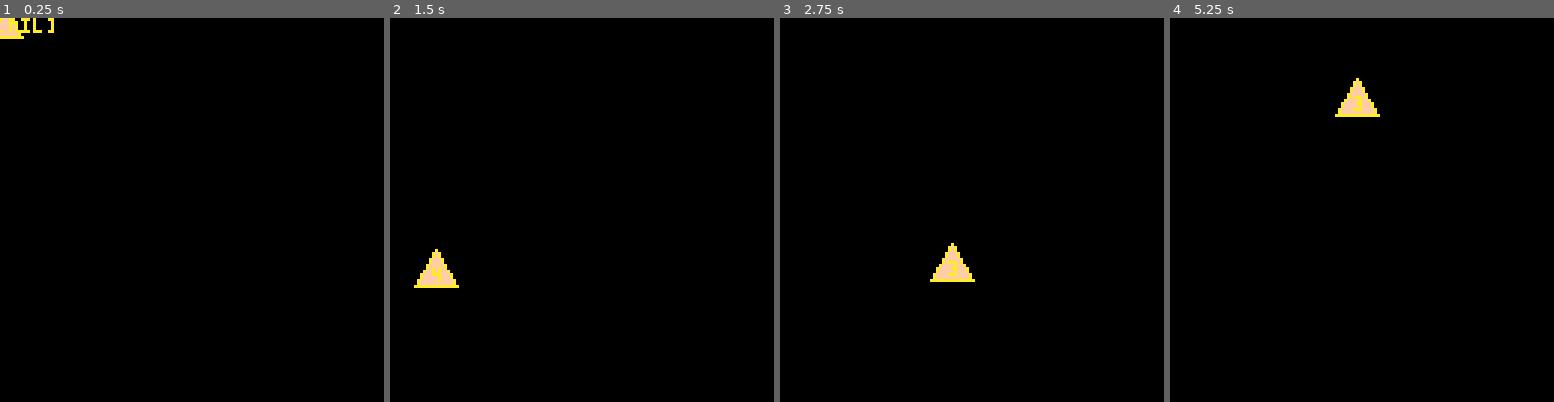
Above: before the commit, frames 1-4 (left to right).
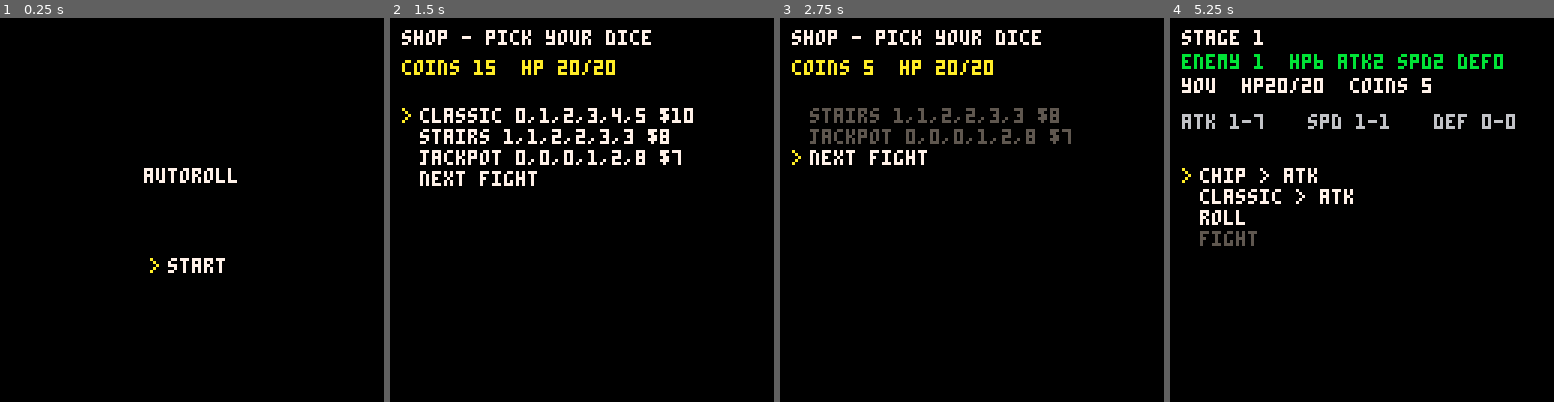
Above: after the commit, the same moments.

Repository: mauro-vb/dice-city
Game: PICO-8 cartridge cart.p8
The game is run twice, just before and just after one commit, with the same random seed, the same clock (stepped at 60 frames per second) and the same inputs.
Inputs (mouse positions are in pixels of both pictures, inside the frame that each line leads up to):
- Up to frame 1 (0.25 s): no input
- Up to frame 2 (1.5 s): tap X (X key) at 0.33, 1.07 s; click (670, 121) at 0.67 s; tap O (Z key) at 0.7 s; click (436, 267) at 1.22 s
- Up to frame 3 (2.75 s): hold Right 1.6-2.1 s; tap O (Z key) at 1.7, 2.1, 2.5 s; click (887, 114) at 1.77 s; tap X (X key) at 1.85 s; hold Up 2.15-2.42 s; click (952, 259) at 2.32 s; hold Right from 2.47 s (still down)
- Up to frame 4 (5.25 s): click (1404, 106) at 2.87 s; tap O (Z key) every 0.4 s from 2.9 to 4.9 s; tap X (X key) at 2.97, 4.08, 5.2 s; release Right at 3.03 s; hold Left 3.08-3.58 s; click (1465, 256) at 3.42 s; hold Down 3.63-3.97 s; click (1231, 102) at 3.97 s; hold Right 4.02-4.68 s; click (1292, 248) at 4.52 s; hold Up 4.73-5.03 s; click (1354, 94) at 5.07 s; hold Left from 5.08 s (still down)

The runs differ from the first frame. In frame 1, 1.2% of the frame differs, in the area x 0-62%, y 0-67%; in frame 2, 5.8%, in the area x 3-79%, y 3-71%; in frame 3, 4.8%; in frame 4, 5.6%.

Commit message:
Playable loop: opening shop, 5 fights + boss, text screens
- fix die/player bugs (shared tables, get_stat, roll_all, reroll, place/unplace)
- player:fight combat, roll/economy/run logic
- simple keyboard menu and text-only title/placement/combat/shop/game_over
- placeholder enemies enemy1-6 and stages; run starts in a shop with 20 coins
- tests for dice, player, combat and the full loop

Diff:
--- a/cart.p8
+++ b/cart.p8
@@ -9,6 +9,7 @@
 #include src/oop/scene.p8.lua
 #include src/ui/button.p8.lua
 #include src/ui/focus.p8.lua
+#include src/ui/menu.p8.lua
 #include src/ui/selectable.p8.lua
 #include src/utils/color_settings.p8.lua
 #include src/utils/cursor.p8.lua
@@ -43,4 +44,5 @@
 #include src/logic/combat.p8.lua
 #include src/logic/economy.p8.lua
 #include src/logic/roll.p8.lua
+#include src/logic/run.p8.lua
 #include src/main.p8.lua
--- a/src/defs/enemies.p8.lua
+++ b/src/defs/enemies.p8.lua
@@ -1,16 +1,6 @@
-
-enemy1 = {
-	hp = 10,
-	atk = 2,
-	spd = 2,
-	def = 0,
-	art = 5
-}
-
-enemy2 = {
-	hp = 10,
-	atk = 2,
-	spd = 2,
-	def = 0,
-	art = 5
-}
+enemy1 = {hp=6,  atk=2, spd=2,  def=0, col=11}
+enemy2 = {hp=8,  atk=3, spd=5,  def=0, col=4}
+enemy3 = {hp=12, atk=3, spd=2,  def=2, col=6}
+enemy4 = {hp=8,  atk=2, spd=10, def=0, col=10}
+enemy5 = {hp=16, atk=5, spd=3,  def=3, col=5}
+enemy6 = {hp=24, atk=6, spd=4,  def=2, col=8}
--- a/src/defs/stages.p8.lua
+++ b/src/defs/stages.p8.lua
@@ -1,20 +1,19 @@
-stage = game_object:extend({
-	enemy = enemy1,
-	reward = 5,
-	boss = false,
-	shop = {pool = {classic}, offers = 3, always = {}},
-	items = {},
-	init = function(_ENV)
-		for i=1, shop.offers do
-			items[i] = rnd(shop.pool)
-		end
-		for i=1, #shop.always do
-			items[i] = shop.always[i]
-		end
-	end
-})
+function stage_def(t)
+	return merge({reward = 0, boss = false, offers = 3, pool = {}, always = {}}, t)
+end
+
+pool1 = {stairs, jackpot, gambler, chip, spike, solid}
+pool3 = concat(pool1, {crit, anvil, pair, fang, brick})
+pool4 = concat(pool3, {loaded, hero, crown})
+pool5 = concat(pool4, {pillar, titan})
 
 stages = {
-	stage:new(),
-	stage:new({enemy = enemy2, boss = true})
+	-- stage 0: the opening shop, no fight
+	[0] = stage_def({pool = concat(pool1, {classic}), offers = 4}),
+	stage_def({enemy = enemy1, reward = 2, pool = pool1}),
+	stage_def({enemy = enemy2, reward = 2, pool = pool1}),
+	stage_def({enemy = enemy3, reward = 3, pool = pool3, offers = 4}),
+	stage_def({enemy = enemy4, reward = 3, pool = pool4, offers = 4}),
+	stage_def({enemy = enemy5, reward = 4, pool = pool5, offers = 4}),
+	stage_def({enemy = enemy6, boss = true}),
 }
--- a/src/entities/die.p8.lua
+++ b/src/entities/die.p8.lua
@@ -1,16 +1,15 @@
 die = game_object:extend({
 	x = 0,
 	y = 0,
-	kind = classic, --
-	faces = {},
-	upgrades = {},
-	slot = nil,
-	value = nil,
-	face_i = nil,
+	-- false, not nil: a missing field falls through to globals (e.g. the slot class)
+	slot = false,
+	value = false,
+	face_i = 1,
 	init = function(_ENV)
-		faces = kind.faces
-		for i = 1, #kind.faces do
-			upgrades[i] = 0
+		kind = kind or classic
+		faces = {}
+		for f in all(kind.faces) do
+			add(faces, f)
 		end
 	end,
 	lowest = function(_ENV)
@@ -27,14 +26,14 @@
 		return sum / #faces
 	end,
 	upgrade_face = function(_ENV, i, v)
-		upgrades[i] += v
+		faces[i] += v
 	end,
 	clear = function(_ENV)
-		value = nil
+		value = false
 	end,
 	upd = function(_ENV)
-		if value == nil and t%20 == 0 then
-			dummy_roll(_ENV)
+		if not value and t % 20 == 0 then
+			face_i = face_i % #faces + 1
 		end
 	end,
 	drw = function(_ENV)
@@ -53,13 +52,9 @@
 			rrectfill(x - 6, y - 6, 12, 12, 2, kind.colors[1])
 			rrect(x - 6, y - 6, 12, 12, 2, kind.colors[2])
 		end
-		print(faces[face_i], x - 1, ny, kind.colors[2])
-	end,
-	dummy_roll = function(_ENV)
-		face_i = flr(1 + rnd(#faces))
+		print(value or faces[face_i], x - 1, ny, kind.colors[2])
 	end,
 	roll = function(_ENV)
-		dummy_roll(_ENV)
-		value = faces[face_i]
+		return roll_die(_ENV)
 	end
 })
--- a/src/entities/player.p8.lua
+++ b/src/entities/player.p8.lua
@@ -1,52 +1,76 @@
+stat_names = split"atk,spd,def"
+
 player = game_object:extend({
-	hp = 20,
-	max_hp = 20,
-	coins = 10,
-	bag = {},
-	slots = {
-		atk = {}, spd = {}, def = {}
-	},
-	rerolls = 0,
-	rerolls_left = 0,
-	stage_i = 1,
-	place = function(_ENV, d, slot)
-		del(slots[d.slot], d)
-		add(slots[slot], d)
-		d.slot = slot
+	init = function(_ENV)
+		hp = 20
+		max_hp = 20
+		coins = 20
+		rerolls = 1
+		rerolls_left = 1
+		stage_i = 0
+		won = false
+		base = {atk = 1, spd = 1, def = 0}
+		slots = {atk = {}, spd = {}, def = {}}
+		bag = {}
+	end,
+	place = function(_ENV, d, s)
+		unplace(_ENV, d)
+		add(slots[s], d)
+		d.slot = s
 	end,
 	unplace = function(_ENV, d)
-		del(slots[d.slot], d)
-		add(bag, d)
-		d.slot = nil
+		if d.slot then
+			del(slots[d.slot], d)
+		end
+		d.slot = false
 	end,
-	get_stat = function(_ENV, slot)
-		local sum = 0
-		for d in all(slots[slot]) do
-			sum += d.value
+	cycle = function(_ENV, d)
+		if not d.slot then return place(_ENV, d, "atk") end
+		if d.slot == "atk" then return place(_ENV, d, "spd") end
+		if d.slot == "spd" then return place(_ENV, d, "def") end
+		unplace(_ENV, d)
+	end,
+	get_stat = function(_ENV, s)
+		local sum = base[s]
+		for d in all(slots[s]) do
+			sum += d.value or 0
 		end
+		return sum
 	end,
-	stat_range = function(_ENV, slot)
-		local min_val = 0
-		local max_val = 0
-		for d in all(slots[slot]) do
-			min_val += d:lowest()
-			max_val += d:highest()
+	stat_range = function(_ENV, s)
+		local lo, hi = base[s], base[s]
+		for d in all(slots[s]) do
+			lo += d:lowest()
+			hi += d:highest()
 		end
-		return tostr(min_val).."-"..totstr(max_val)
+		return lo.."-"..hi
 	end,
 	roll_all = function(_ENV)
-		for slot in all(slots) do
-			for d in all(slot) do
-				d:roll()
+		for _, ds in pairs(slots) do
+			for d in all(ds) do
+				roll_die(d)
 			end
 		end
 		rerolls_left = rerolls
 	end,
 	reroll = function(_ENV, d)
-		if rerolls > 0 then return false end
-		d:roll()
-		rerolls -= 1
+		if rerolls_left <= 0 or not d.slot then return false end
+		roll_die(d)
+		rerolls_left -= 1
 		return true
+	end,
+	placed = function(_ENV)
+		return #bag - #unused(_ENV)
+	end,
+	unused = function(_ENV)
+		local u = {}
+		for d in all(bag) do
+			if not d.slot then add(u, d) end
+		end
+		return u
+	end,
+	dead = function(_ENV)
+		return hp <= 0
 	end,
 	heal = function(_ENV, value)
 		hp = min(max_hp, hp + value)
@@ -63,11 +87,12 @@
 		return true
 	end,
 	add_die = function(_ENV, kind)
-		add(bag, die:new({kind=kind}))
+		local d = die:new({kind = kind})
+		add(bag, d)
+		return d
 	end,
-	add_die = function(_ENV, d)
+	remove_die = function(_ENV, d)
+		unplace(_ENV, d)
 		del(bag, d)
 	end,
-
-
 })
--- a/src/logic/combat.p8.lua
+++ b/src/logic/combat.p8.lua
@@ -1,17 +1,27 @@
---player method
-function simulate_combat(_ENV, enemy)
+-- player method: works on locals, never changes hp or the enemy def
+-- returns {events, win, hp_left}
+player.fight = function(_ENV, foe)
 	local events = {}
-	local i = 0
-	local atk_progress = 0
-	local e_atk_progress = 0
-	local increase_k = 5
-	local spd = get_stat(_ENV, "spd")
-	local atk = get_stat(_ENV, "atk")
-	local def = get_stat(_ENV, "def")
-	while hp > 0 and enemy.hp > 0 do
-		p_atk_progress += spd + increase_k
-		e_atk_progress += enemy.spd + increase_k
-
-		i += 1
+	local p_hp, e_hp = hp, foe.hp
+	local p_bar, e_bar = 0, 0
+	local atk, spd, def = get_stat(_ENV, "atk"), get_stat(_ENV, "spd"), get_stat(_ENV, "def")
+	for i = 1, 1000 do
+		p_bar += spd + 5
+		e_bar += foe.spd + 5
+		-- player first: wins ties
+		while p_bar >= 100 and e_hp > 0 do
+			p_bar -= 100
+			local dmg = max(1, atk - foe.def)
+			e_hp = max(0, e_hp - dmg)
+			add(events, {who = "p", dmg = dmg, p_hp = p_hp, e_hp = e_hp})
+		end
+		while e_bar >= 100 and e_hp > 0 and p_hp > 0 do
+			e_bar -= 100
+			local dmg = max(1, foe.atk - def)
+			p_hp = max(0, p_hp - dmg)
+			add(events, {who = "e", dmg = dmg, p_hp = p_hp, e_hp = e_hp})
+		end
+		if p_hp <= 0 or e_hp <= 0 then break end
 	end
+	return {events = events, win = e_hp <= 0, hp_left = p_hp}
 end
--- a/src/logic/economy.p8.lua
+++ b/src/logic/economy.p8.lua
@@ -0,0 +1,23 @@
+function gen_offers(st)
+	local pool = shuffle(concat(st.pool, {}))
+	local offers = {}
+	for i = 1, min(st.offers, #pool) do
+		add(offers, pool[i])
+	end
+	return concat(offers, st.always)
+end
+
+-- rolls every die and adds up the values
+function leftover_coins(dice)
+	local sum = 0
+	for d in all(dice) do
+		sum += roll_die(d)
+	end
+	return sum
+end
+
+function buy(kind)
+	if not run:spend(kind.price) then return false end
+	run:add_die(kind)
+	return true
+end
--- a/src/logic/roll.p8.lua
+++ b/src/logic/roll.p8.lua
@@ -0,0 +1,6 @@
+-- the only place dice randomness happens
+function roll_die(d)
+	d.face_i = flr(rnd(#d.faces)) + 1
+	d.value = d.faces[d.face_i]
+	return d.value
+end
--- /dev/null
+++ b/src/logic/run.p8.lua
@@ -0,0 +1,34 @@
+function new_run()
+	global.run = player:new()
+end
+
+function cur_stage()
+	return stages[run.stage_i]
+end
+
+function foe_label()
+	return cur_stage().boss and "boss" or "enemy "..run.stage_i
+end
+
+-- applies a fight result; returns the coins gained and the next scene
+function finish_fight(result)
+	local st = cur_stage()
+	local gain = {reward = 0, leftover = 0}
+	run.hp = result.hp_left
+	if not result.win or st.boss then
+		run.won = result.win
+		return gain, game_over
+	end
+	gain.reward = st.reward
+	gain.leftover = leftover_coins(run:unused())
+	run:earn(gain.reward + gain.leftover)
+	return gain, shop
+end
+
+function next_stage()
+	run.stage_i += 1
+	for d in all(run.bag) do
+		d:clear()
+	end
+	run.rerolls_left = run.rerolls
+end
--- a/src/scenes/combat.p8.lua
+++ b/src/scenes/combat.p8.lua
@@ -0,0 +1,47 @@
+combat = scene:extend({
+	init = function(_ENV)
+		foe = cur_stage().enemy
+		p_hp, e_hp = run.hp, foe.hp
+		result = run:fight(foe)
+		gain, next_scene = finish_fight(result)
+		ev_i = 0
+		timer = 0
+		last = ""
+		m = menu:new({x = 4, y = 100})
+	end,
+
+	done = function(_ENV)
+		return ev_i >= #result.events
+	end,
+
+	upd = function(_ENV)
+		m:upd()
+		if done(_ENV) then
+			if #m.items == 0 then
+				m:item("continue", function() scene:load(next_scene) end)
+			end
+			return
+		end
+		timer += 1
+		if timer < 15 then return end
+		timer = 0
+		ev_i += 1
+		local ev = result.events[ev_i]
+		p_hp, e_hp = ev.p_hp, ev.e_hp
+		last = (ev.who == "p" and "you hit " or foe_label().." hits ")..ev.dmg
+	end,
+
+	drw = function(_ENV)
+		cls(0)
+		print("you "..p_hp.."/"..run.max_hp, 4, 20, 7)
+		print(foe_label().." "..e_hp.."/"..foe.hp, 70, 20, foe.col)
+		print(last, 4, 40, 6)
+		if done(_ENV) then
+			print(result.win and "win!" or "lose", 4, 56, result.win and 11 or 8)
+			if gain.reward > 0 then
+				print("+"..gain.reward.." reward  +"..gain.leftover.." leftover", 4, 66, 10)
+			end
+		end
+		m:drw()
+	end
+})
--- a/src/scenes/end.p8.lua
+++ b/src/scenes/end.p8.lua
@@ -0,0 +1,20 @@
+-- not called "end": that's a lua keyword
+game_over = scene:extend({
+	init = function(_ENV)
+		timer = 0
+		m = menu:new({x = 50, y = 80})
+		m:item("title", function() scene:load(title) end, function() return timer > 30 end)
+	end,
+
+	upd = function(_ENV)
+		timer += 1
+		m:upd()
+	end,
+
+	drw = function(_ENV)
+		cls(0)
+		print(run.won and "you win!" or "game over", 44, 40, run.won and 11 or 8)
+		print("stage "..run.stage_i, 48, 50, 6)
+		m:drw()
+	end
+})
--- a/src/scenes/placement.p8.lua
+++ b/src/scenes/placement.p8.lua
@@ -0,0 +1,52 @@
+placement = scene:extend({
+	init = function(_ENV)
+		rolled = false
+		m = menu:new({x = 4, y = 50})
+		for d in all(run.bag) do
+			m:item(
+				function() return die_label(_ENV, d) end,
+				function() press_die(_ENV, d) end,
+				function() return not rolled or (d.slot and run.rerolls_left > 0) end
+			)
+		end
+		m:item("roll", function()
+			run:roll_all()
+			rolled = true
+		end, function() return not rolled and run:placed() > 0 end)
+		m:item("fight", function() scene:load(combat) end, function() return rolled end)
+	end,
+
+	die_label = function(_ENV, d)
+		local s = d.kind.name.." > "..(d.slot or "-")
+		if rolled and d.slot then s ..= " = "..d.value end
+		return s
+	end,
+
+	press_die = function(_ENV, d)
+		if rolled then
+			run:reroll(d)
+			return
+		end
+		run:cycle(d)
+	end,
+
+	upd = function(_ENV)
+		m:upd()
+	end,
+
+	drw = function(_ENV)
+		cls(0)
+		local st = cur_stage()
+		local e = st.enemy
+		print("stage "..run.stage_i, 4, 4, 7)
+		print(foe_label().."  hp"..e.hp.." atk"..e.atk.." spd"..e.spd.." def"..e.def, 4, 12, e.col)
+		print("you  hp"..run.hp.."/"..run.max_hp.."  coins "..run.coins, 4, 20, 7)
+		for n = 1, #stat_names do
+			local s = stat_names[n]
+			local v = rolled and run:get_stat(s) or run:stat_range(s)
+			print(s.." "..v, 4 + (n - 1) * 42, 32, 6)
+		end
+		if rolled then print("rerolls "..run.rerolls_left, 4, 40, 5) end
+		m:drw()
+	end
+})
--- a/src/scenes/shop.p8.lua
+++ b/src/scenes/shop.p8.lua
@@ -0,0 +1,38 @@
+shop = scene:extend({
+	init = function(_ENV)
+		offers = gen_offers(cur_stage())
+		build(_ENV)
+	end,
+
+	-- rebuilt after each purchase so the bought offer disappears
+	build = function(_ENV)
+		m = menu:new({x = 4, y = 30})
+		for k in all(offers) do
+			m:item(
+				k.name.." "..join(k.faces, ",").." $"..k.price,
+				function()
+					if buy(k) then
+						del(offers, k)
+						build(_ENV)
+					end
+				end,
+				function() return run.coins >= k.price end
+			)
+		end
+		m:item("next fight", function()
+			next_stage()
+			scene:load(placement)
+		end, function() return #run.bag > 0 end)
+	end,
+
+	upd = function(_ENV)
+		m:upd()
+	end,
+
+	drw = function(_ENV)
+		cls(0)
+		print(run.stage_i == 0 and "shop - pick your dice" or "shop", 4, 4, 7)
+		print("coins "..run.coins.."  hp "..run.hp.."/"..run.max_hp, 4, 14, 10)
+		m:drw()
+	end
+})
--- a/src/scenes/title.p8.lua
+++ b/src/scenes/title.p8.lua
@@ -1,23 +1,19 @@
--- starter scene -- rename this (and the reference in src/main.p8.lua) to
--- whatever your first real scene should be called
+title = scene:extend({
+	init = function(_ENV)
+		m = menu:new({x = 50, y = 80})
+		m:item("start", function()
+			new_run()
+			scene:load(shop)
+		end)
+	end,
 
-title = scene:extend({
-    init = function(_ENV)
-    	mydie=die:new({kind=crown})--test
-        entities = {mydie}
-        -- parts = {} -- uncomment if you're using src/particles/
-    end,
+	upd = function(_ENV)
+		m:upd()
+	end,
 
-    upd = function(_ENV)
-    	mydie.x = cursor.x
-     	mydie.y = cursor.y
-        upd_group(entities)
-        -- upd_group(parts)
-    end,
-
-    drw = function(_ENV)
-        cls(0)
-        drw_group(entities)
-        -- drw_group(parts)
-    end
+	drw = function(_ENV)
+		cls(0)
+		print("autoroll", 48, 50, 7)
+		m:drw()
+	end
 })
--- /dev/null
+++ b/src/ui/menu.p8.lua
@@ -0,0 +1,47 @@
+-- vertical text menu: up/down to move, x to press
+-- label and enabled can be functions, so items update without rebuilding
+--
+-- usage:
+--   m = menu:new({x = 4, y = 80})
+--   m:item("start", function() scene:load(placement) end)
+--   m:item("fight", go, function() return rolled end)
+--   m:upd()  m:drw()
+
+menu = class:extend({
+	x = 4,
+	y = 80,
+	init = function(_ENV)
+		items = {}
+		i = 1
+	end,
+	item = function(_ENV, label, on_press, enabled)
+		add(items, {label = label, on_press = on_press, enabled = enabled})
+	end,
+	on = function(_ENV, it)
+		return not it.enabled or it.enabled()
+	end,
+	move = function(_ENV, dir)
+		for _ = 1, #items do
+			i = (i - 1 + dir) % #items + 1
+			if on(_ENV, items[i]) then return end
+		end
+	end,
+	upd = function(_ENV)
+		-- read x every frame so pressed() never misses a release
+		local go = pressed(5)
+		if #items == 0 then return end
+		if not on(_ENV, items[i]) then move(_ENV, 1) end
+		if btnp(2) then move(_ENV, -1) end
+		if btnp(3) then move(_ENV, 1) end
+		if go and on(_ENV, items[i]) then items[i].on_press() end
+	end,
+	drw = function(_ENV)
+		for n = 1, #items do
+			local it = items[n]
+			local label = type(it.label) == "function" and it.label() or it.label
+			local ly = y + (n - 1) * 7
+			if n == i then print(">", x, ly, 10) end
+			print(label, x + 6, ly, on(_ENV, it) and 7 or 5)
+		end
+	end,
+})
--- a/src/utils/helpers.p8.lua
+++ b/src/utils/helpers.p8.lua
@@ -22,9 +22,28 @@
 	end
 	local val = t[1]
 	for c in all(t) do
-		val = max(val, c) and op == "max" or min(val, c)
+		if op == "max" then
+			val = max(val, c)
+		else
+			val = min(val, c)
+		end
 	end
 	return val
+end
+
+function concat(a, b)
+	local c = {}
+	for v in all(a) do add(c, v) end
+	for v in all(b) do add(c, v) end
+	return c
+end
+
+function join(t, sep)
+	local s = ""
+	for i = 1, #t do
+		s ..= (i > 1 and sep or "")..t[i]
+	end
+	return s
 end
 
 function shuffle(tbl)
--- a/tests/test_boot.lua
+++ b/tests/test_boot.lua
@@ -2,6 +2,6 @@
 test("boots into the first scene", function()
     boot()
     step(5)
-    check(scene.current == main_scene)
+    check(scene.current == title)
     snap("boot")
 end)
--- /dev/null
+++ b/tests/test_combat.lua
@@ -0,0 +1,35 @@
+local function fighter(atk, spd, def)
+	local p = player:new()
+	p.base = {atk = atk, spd = spd, def = def}
+	return p
+end
+
+test("a fixed fight gives the expected events", function()
+	-- both bars +10 a tick: both act every 10 ticks, player first
+	local p = fighter(3, 5, 0)
+	local foe = {name = "dummy", hp = 6, atk = 2, spd = 5, def = 1}
+	local r = p:fight(foe)
+	check(#r.events == 5)
+	check(r.events[1].who == "p" and r.events[1].dmg == 2 and r.events[1].e_hp == 4)
+	check(r.events[2].who == "e" and r.events[2].p_hp == 18)
+	check(r.win and r.hp_left == 16)
+end)
+
+test("min 1 damage", function()
+	local p = fighter(1, 1, 0)
+	local r = p:fight({name = "wall", hp = 2, atk = 0, spd = 1, def = 10})
+	check(r.events[1].dmg == 1 and r.events[2].dmg == 1)
+end)
+
+test("player wins ties", function()
+	local p = fighter(1, 1, 0)
+	p.hp = 1
+	local r = p:fight({name = "twin", hp = 1, atk = 1, spd = 1, def = 0})
+	check(r.win and #r.events == 1)
+end)
+
+test("fight changes nothing", function()
+	local p = fighter(3, 3, 0)
+	p:fight(enemy1)
+	check(p.hp == 20 and enemy1.hp == 6)
+end)
--- /dev/null
+++ b/tests/test_dice.lua
@@ -0,0 +1,20 @@
+test("a roll is always one of the die's faces", function()
+	for k in all({classic, jackpot, chip, crown}) do
+		local d = die:new({kind = k})
+		for _ = 1, 50 do
+			check(count(k.faces, roll_die(d)) > 0, k.name.." rolled a non-face")
+		end
+	end
+end)
+
+test("dice don't share faces", function()
+	local a, b = die:new({kind = classic}), die:new({kind = classic})
+	a:upgrade_face(1, 2)
+	check(a.faces[1] == 2)
+	check(b.faces[1] == 0 and classic.faces[1] == 0)
+end)
+
+test("min_max_table", function()
+	check(min_max_table({3, 1, 5}, "max") == 5)
+	check(min_max_table({3, 1, 5}, "min") == 1)
+end)
--- /dev/null
+++ b/tests/test_loop.lua
@@ -0,0 +1,86 @@
+-- drives the screens with keys only: 2 = up, 5 = x
+
+local function press(b)
+	hold(b) step() release(b) step()
+end
+
+-- in the shop: buy the first affordable offer (if asked), then next fight
+local function leave_shop(buy_one)
+	check(scene.current == shop, "in shop")
+	if buy_one then press(5) end
+	press(2) -- wraps up to next fight
+	press(5)
+	check(scene.current == placement, "shop -> placement")
+end
+
+local function start_run()
+	boot()
+	step(2)
+	press(5)
+	check(scene.current == shop and run.stage_i == 0, "start -> opening shop")
+	snap("opening_shop")
+end
+
+-- place the first die (if needed), roll, fight, wait for the result
+local function fight()
+	if not run.bag[1].slot then press(5) end
+	press(2) -- wraps up to roll
+	press(5) -- roll
+	check(placement.rolled, "rolled")
+	press(5) -- cursor skipped to fight
+	check(scene.current == combat, "fight -> combat")
+	for _ = 1, 2000 do
+		if #combat.m.items > 0 then break end
+		step()
+	end
+	snap("combat")
+	press(5) -- continue
+end
+
+test("can't leave the opening shop without a die", function()
+	start_run()
+	local m = shop.m
+	local next_fight = m.items[#m.items]
+	check(not m:on(next_fight), "next fight locked")
+	press(5) -- buy
+	check(#run.bag == 1 and shop.m:on(shop.m.items[#shop.m.items]), "unlocked after buying")
+end)
+
+test("opening shop -> stage 1 -> shop -> stage 2", function()
+	start_run()
+	leave_shop(true)
+	check(#run.bag == 1 and run.coins < 20 and run.stage_i == 1)
+	run.base = {atk = 50, spd = 1, def = 50}
+	snap("placement")
+	fight()
+	check(scene.current == shop, "win -> shop")
+	snap("shop")
+	leave_shop()
+	check(run.stage_i == 2, "stage 2")
+	check(not run.bag[1].value, "dice cleared")
+end)
+
+test("a loss ends the run", function()
+	start_run()
+	leave_shop(true)
+	run.hp = 1
+	fight()
+	check(scene.current == game_over and not run.won, "loss -> game over")
+	step(31)
+	press(5)
+	check(scene.current == title, "game over -> title")
+end)
+
+test("a full run beats the boss", function()
+	start_run()
+	leave_shop(true)
+	run.base = {atk = 50, spd = 1, def = 50}
+	for i = 1, 5 do
+		fight()
+		leave_shop()
+	end
+	check(cur_stage().boss)
+	fight()
+	check(scene.current == game_over and run.won, "boss -> win")
+	snap("win")
+end)
--- /dev/null
+++ b/tests/test_player.lua
@@ -0,0 +1,65 @@
+local function new_player()
+	local p = player:new()
+	for k in all({classic, classic, stairs, solid}) do
+		p:add_die(k)
+	end
+	return p
+end
+
+test("a new run starts with no dice", function()
+	local p = player:new()
+	check(#p.bag == 0 and p.coins == 20 and p.stage_i == 0)
+end)
+
+test("place and unplace never duplicate", function()
+	local p = new_player()
+	local d = p.bag[1]
+	p:place(d, "atk")
+	p:place(d, "spd")
+	check(#p.slots.atk == 0 and #p.slots.spd == 1)
+	p:unplace(d)
+	check(#p.slots.spd == 0 and #p.bag == 4 and not d.slot)
+end)
+
+test("cycle goes atk > spd > def > none", function()
+	local p = new_player()
+	local d = p.bag[1]
+	p:cycle(d) check(d.slot == "atk")
+	p:cycle(d) check(d.slot == "spd")
+	p:cycle(d) check(d.slot == "def")
+	p:cycle(d) check(not d.slot)
+end)
+
+test("get_stat includes the base", function()
+	local p = new_player()
+	check(p:get_stat("atk") == 1 and p:get_stat("def") == 0)
+	p:place(p.bag[4], "atk") -- solid: 1,1,1
+	check(p:get_stat("atk") == 1)
+	p:roll_all()
+	check(p:get_stat("atk") == 2)
+	check(p:stat_range("atk") == "2-2")
+end)
+
+test("roll_all rolls placed dice only", function()
+	local p = new_player()
+	p:place(p.bag[1], "atk")
+	p:roll_all()
+	check(p.bag[1].value and not p.bag[2].value)
+end)
+
+test("one reroll per fight", function()
+	local p = new_player()
+	local d = p.bag[1]
+	p:place(d, "def")
+	p:roll_all()
+	check(p:reroll(d))
+	check(not p:reroll(d))
+	p:roll_all()
+	check(p:reroll(d))
+end)
+
+test("new players don't share dice", function()
+	local a, b = new_player(), new_player()
+	a:add_die(crown)
+	check(#a.bag == 5 and #b.bag == 4)
+end)
